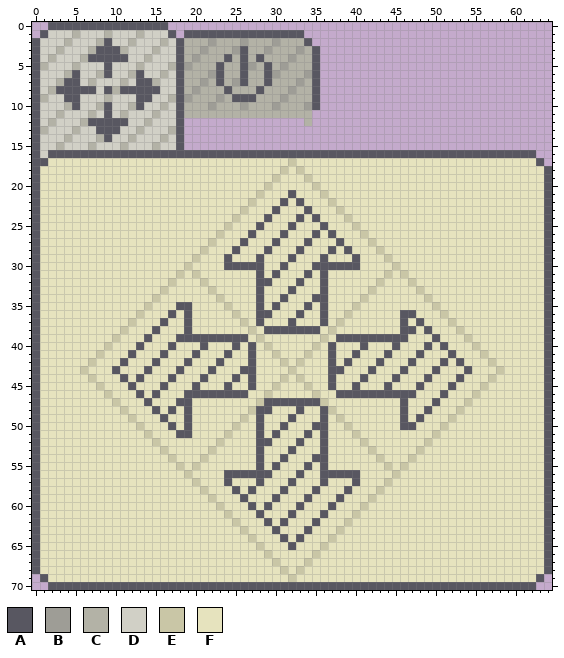
Pixel-art file, stored at assets/sprites/tooltip_sprite_64x64.aseprite. Above, as it was before the edit.
65x71 pixels, 1 frame.
Visible layers, top first: "Settings/Dirs/Disabled/Up", "Settings/Dirs/Disabled/Down", "Settings/Dirs/Disabled/Right", "Settings/Dirs/Disabled/Left", "Settings/Dirs/Outline" opacity 71%, "Settings/Dirs/BG", "Main/BG", "Main/BG_Disabled", "Tabs/Dirs/Disabled_Hover", "Tabs/Toggle/Disabled".
Palette (. is transparent): A #585761  B #9e9d96  C #b3b2a6  D #d1d0c6  E #c9c6a6  F #e6e3be
Pixels before (only the part around the change), first column x 9:
 0 AAAAAAAA................................................
 1 CDDDCDDDA.AAAAAAAAAAAAAAA...............................
 2 ADDCDDDCDACCCBCCCBCCCBCCCA..............................
 3 AACDDDCDDACCBCCCBACCBCCCBCA.............................
 4 AAADDCDDDACBCCCACACACCCBCCA.............................
 5 ADDDCDDDCABCCCACCABCACBCCCA.............................
 6 ADDCADDCDACCCBACCACCABCCCBA.............................
 7 DDCDAACDDACCBCACBACCACCCBCA.............................
 8 ACAAAAADDACBCCCACCCACCCBCCA.............................
 9 CDDDAADDCABCCCBCAAACCCBCCCA.............................
10 ADDCADDCDACCCBCCCBCCCBCCCBA.............................
11 ADCDDDCDDACCCCCCCCCCCCCCCC..............................
12 AAADDCDDDA...............C..............................
13 AADDCDDDCA..............................................
14 ADDCDDDCDA..............................................
15 DDCDDDCDDA..............................................
16 AAAAAAAAAAAAAAAAAAAAAAAAAAAAAAAAAAAAAAAAAAAAAAAAAAAAAA..
17 FFFFFFFFFFFFFFFFFFFFFFFEFFFFFFFFFFFFFFFFFFFFFFFFFFFFFFA.
18 FFFFFFFFFFFFFFFFFFFFFFEFEFFFFFFFFFFFFFFFFFFFFFFFFFFFFFFA
19 FFFFFFFFFFFFFFFFFFFFFEFFFEFFFFFFFFFFFFFFFFFFFFFFFFFFFFFA
20 FFFFFFFFFFFFFFFFFFFFEFFFFFEFFFFFFFFFFFFFFFFFFFFFFFFFFFFA
21 FFFFFFFFFFFFFFFFFFFEFFFAFFFEFFFFFFFFFFFFFFFFFFFFFFFFFFFA
22 FFFFFFFFFFFFFFFFFFEFFFAFAFFFEFFFFFFFFFFFFFFFFFFFFFFFFFFA
23 FFFFFFFFFFFFFFFFFEFFFAFFFAFFFEFFFFFFFFFFFFFFFFFFFFFFFFFA
24 FFFFFFFFFFFFFFFFEFFFAFFFAFAFFFEFFFFFFFFFFFFFFFFFFFFFFFFA
25 FFFFFFFFFFFFFFFEFFFAFFFAFFFAFFFEFFFFFFFFFFFFFFFFFFFFFFFA
26 FFFFFFFFFFFFFFEFFFAFFFAFFFAFAFFFEFFFFFFFFFFFFFFFFFFFFFFA
27 FFFFFFFFFFFFFEFFFAFFFAFFFAFFFAFFFEFFFFFFFFFFFFFFFFFFFFFA
28 FFFFFFFFFFFFEFFFAFFFAFFFAFFFAFAFFFEFFFFFFFFFFFFFFFFFFFFA
New version:
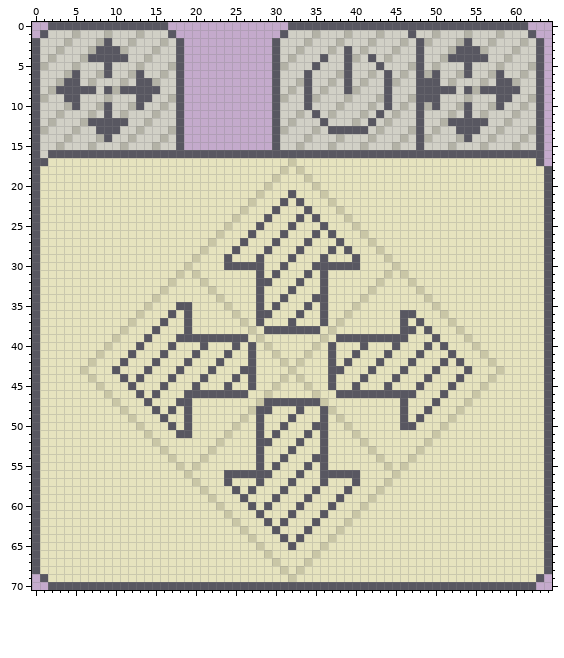
Message: More work on tooltip, added signal tab
Edits made:
{"change": "layer \"Tabs/Rotation/Disabled_Hover\" added"}
{"change": "layer \"Tabs/Toggle/Disabled_Hover\" added"}
{"change": "layer \"Tabs/Toggle/Disabled\" now hidden"}
{"y":0,"x":32,"old":"..............................","new":"AAAAAAAAAAAAAAAAAAAAAAAAAAAAAA"}
{"y":1,"x":19,"old":"AAAAAAAAAAAA","new":"............"}
{"y":1,"x":32,"old":"AA.............................","new":"DDDCDDDCDDDCDDDADDCDDDCDDDCDDDA"}
{"y":2,"x":19,"old":"CCCBCCCBCCCBCCCA.............................","new":"...........ADDDCDDDCDDDCDDDCDACDDDCADDCDDDCDA"}
{"y":3,"x":19,"old":"CCBCCCBACCBCCCBCA............................","new":"...........ADDCDDDCDADCDDDCDDADDDCAAACDDDCDDA"}
{"y":4,"x":19,"old":"CBCCCACACACCCBCCA............................","new":"...........ADCDDDADDACDADCDDDADDCAAAAADDCDDDA"}
{"y":5,"x":19,"old":"BCCCACCABCACBCCC","new":"...........ACDDD"}
{"y":5,"x":36,"old":"............................","new":"DDDADDDADDDCADCDDDADDDCDDDCA"}
{"y":6,"x":19,"old":"CCCBACCACCABCCCBA............................","new":"...........ADDDADDDCADDCDADCDACADDCADDCADDCDA"}
{"y":7,"x":19,"old":"CCBCACBACCACCCBCA............................","new":"...........ADDCADDCDADCDDACDDAAADCDDDCDAACDDA"}
{"y":8,"x":19,"old":"CBCCCACCCACCCBCCA............................","new":"...........ADCDADCDDACDDDADDDAAAAADACAAAAADDA"}
{"y":9,"x":19,"old":"BCCCBCAAACCCBCCCA............................","new":"...........ACDDACDDDCDDDCADDCAAADDDCDDDAADDCA"}
{"y":10,"x":19,"old":"CCCBCCCBCCCBCCCBA............................","new":"...........ADDDADDDCDDDCDADCDACADDCADDCADDCDA"}
{"y":11,"x":19,"old":"CCCCCCCCCCCCCC","new":"...........ADD"}
{"y":11,"x":34,"old":"C.............................","new":"DADCDDDCDADCDDADDDCDADCDDDCDDA"}
{"y":12,"x":30,"old":"....C.............................","new":"ADCDDDADDDCDADCDDDADDCAAAAADDCDDDA"}
{"y":13,"x":30,"old":"..................................","new":"ACDDDCDAAAAADCDDDCADCDDAAADDCDDDCA"}
{"y":14,"x":30,"old":"..................................","new":"ADDDCDDDCDDDCDDDCDACDDDCADDCDDDCDA"}
{"y":15,"x":30,"old":"..................................","new":"ADDCDDDCDDDCDDDCDDADDDCDDDCDDDCDDA"}
{"y":16,"x":63,"old":".","new":"A"}
